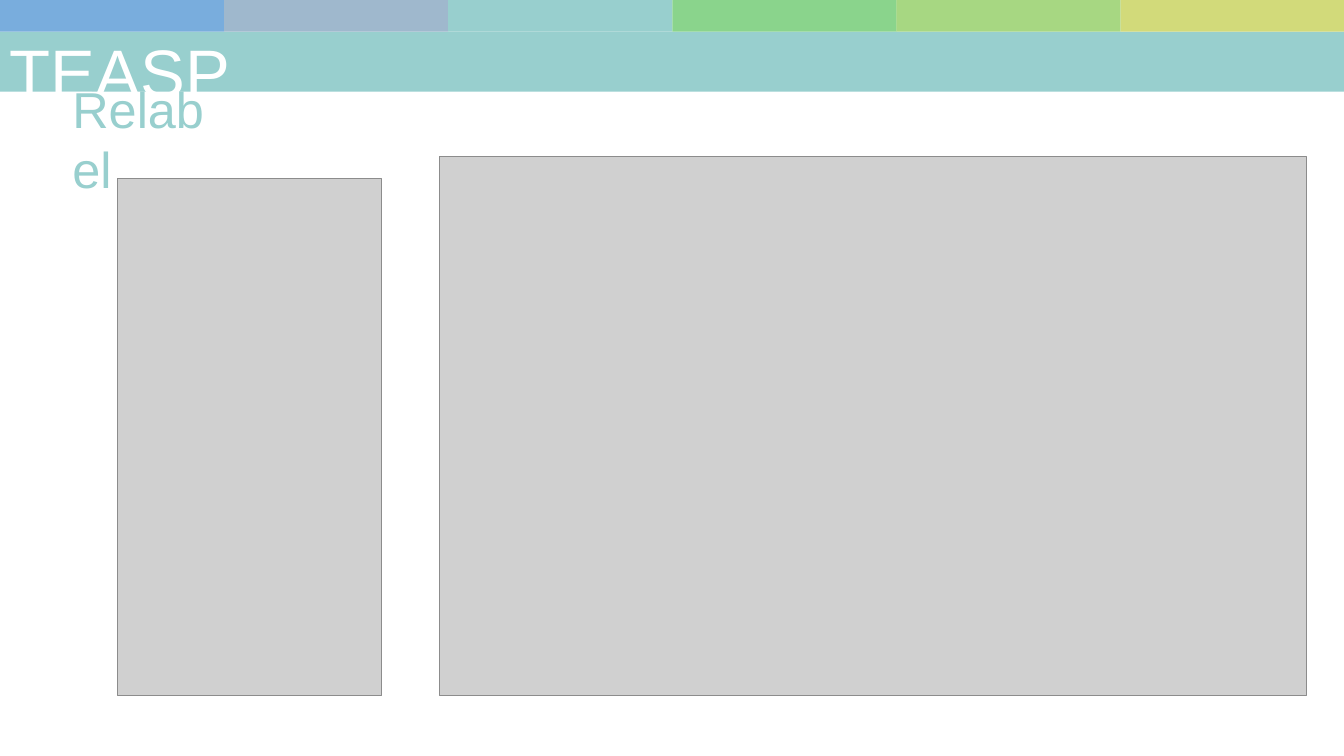
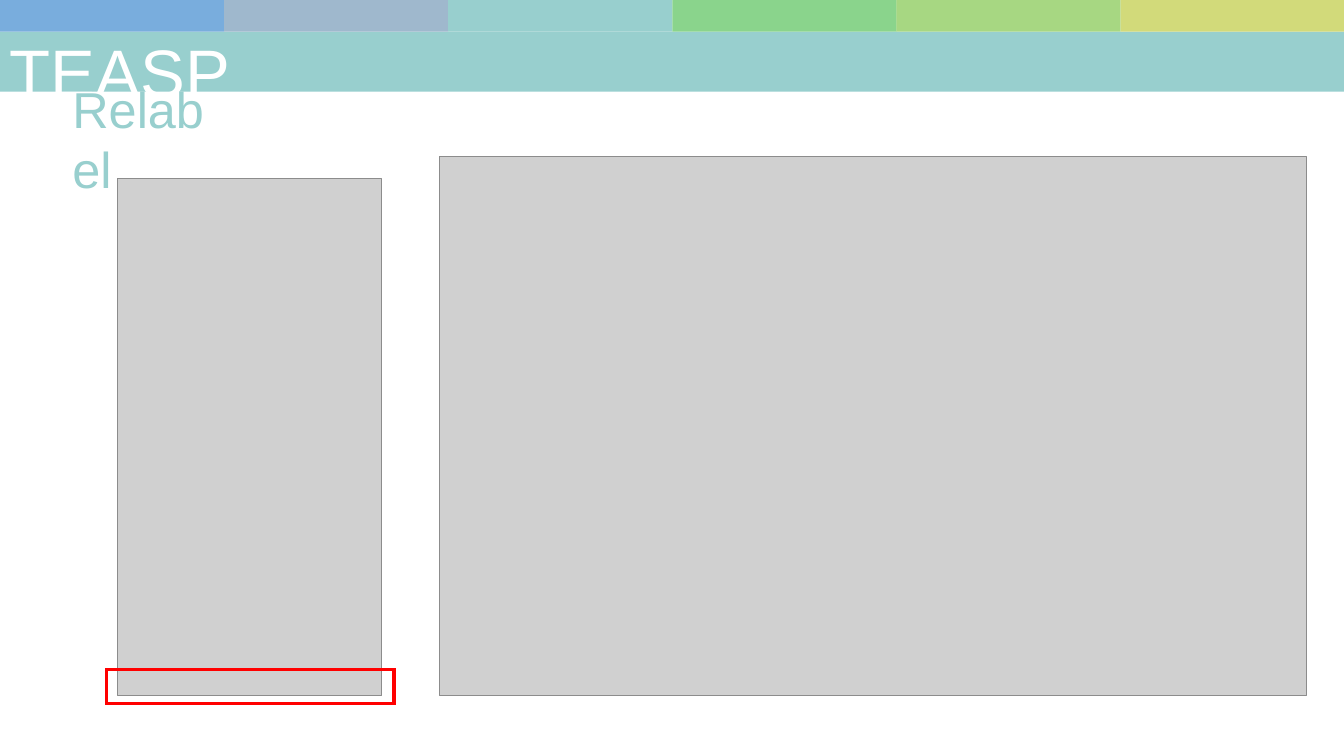
Before and after one commit to skyran1278/matlab, a slide deck: slide 18 of 10-pa/project/20190102.pptx (slide 16 before the commit). Drawn at 1344x756 pixels with LibreOffice and Linux fonts; fonts in the diff are those of the drawing; grey boxes stand for pictures. Boxes give left, top, right and bottom in pixels: in the first picture for what was removed or moved away, otherwise in the second. Text is boxed around its words. In the diff, an @@ line names an element or a change of style, - is before the commit and + after.

```diff
--- a/10-pa/project/20190102.pptx
+++ b/10-pa/project/20190102.pptx
@@ rectangle added at <box>106,670,393,705</box>, outline #FF0000 2.25 pt @@
```
Also in this commit, not shown: 10 other slides changed, 5 slides added, 2 slides removed, 5 other files.
